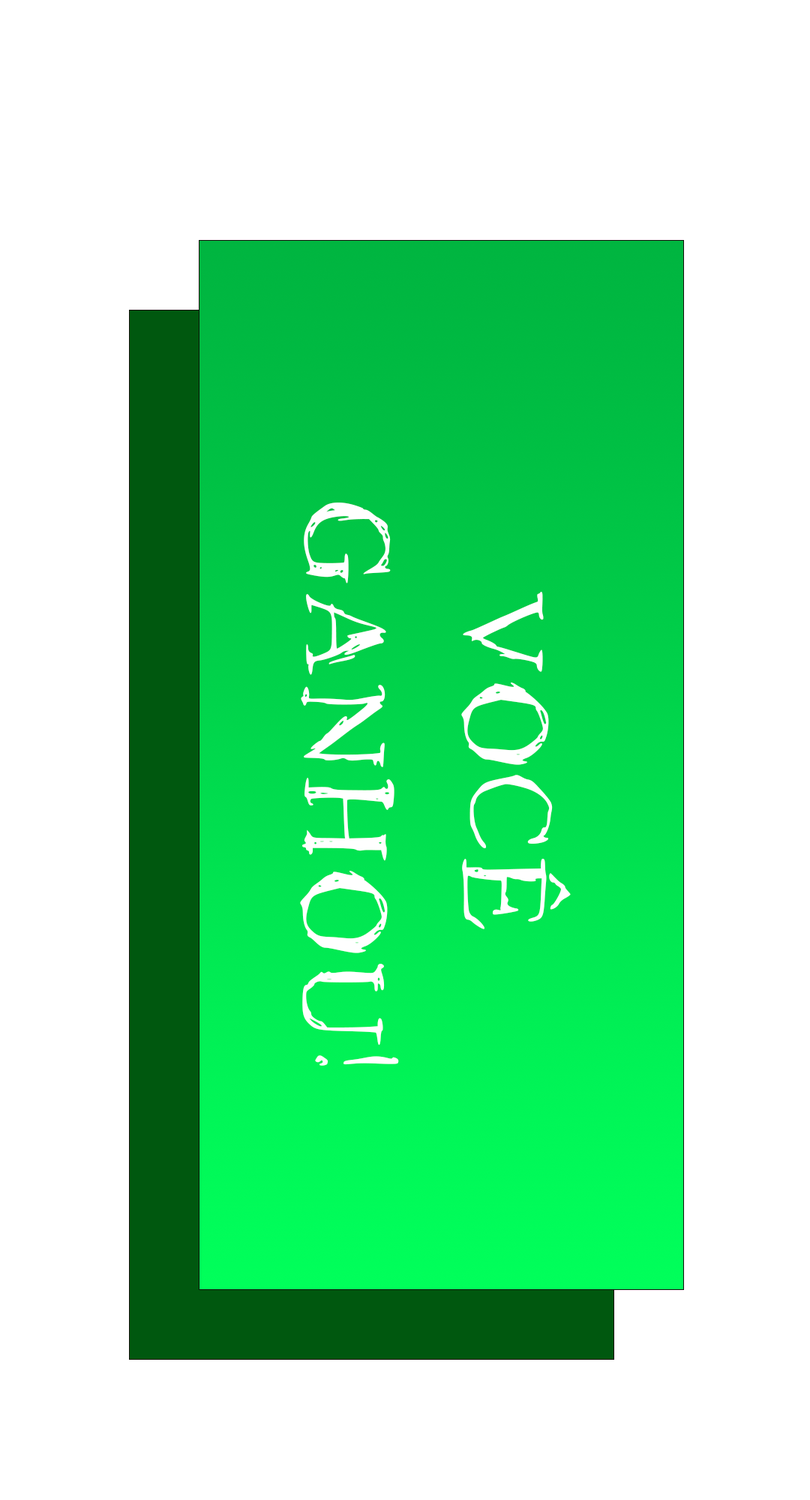
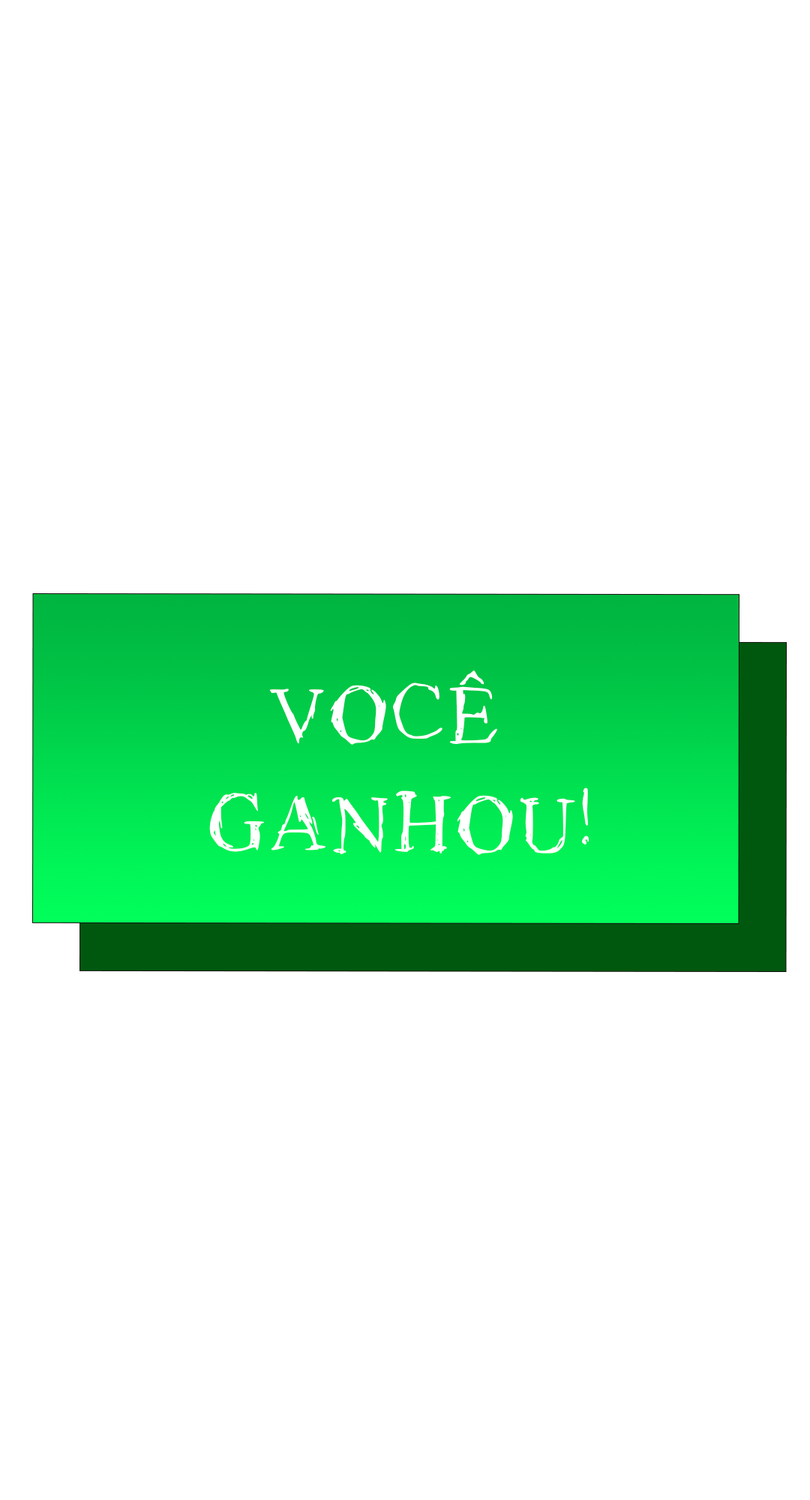
Revision of a layered 810×1500 image; what changed, layer by layer:
painted on "VocÊ ganhou!" over [209, 502, 589, 1066]
painted on "Retângulo 1 copiar" over [32, 240, 740, 1291]
painted on "Retângulo 1" over [79, 309, 787, 1361]
removed layer "Plano de Fundo" over [32, 240, 787, 1361]
